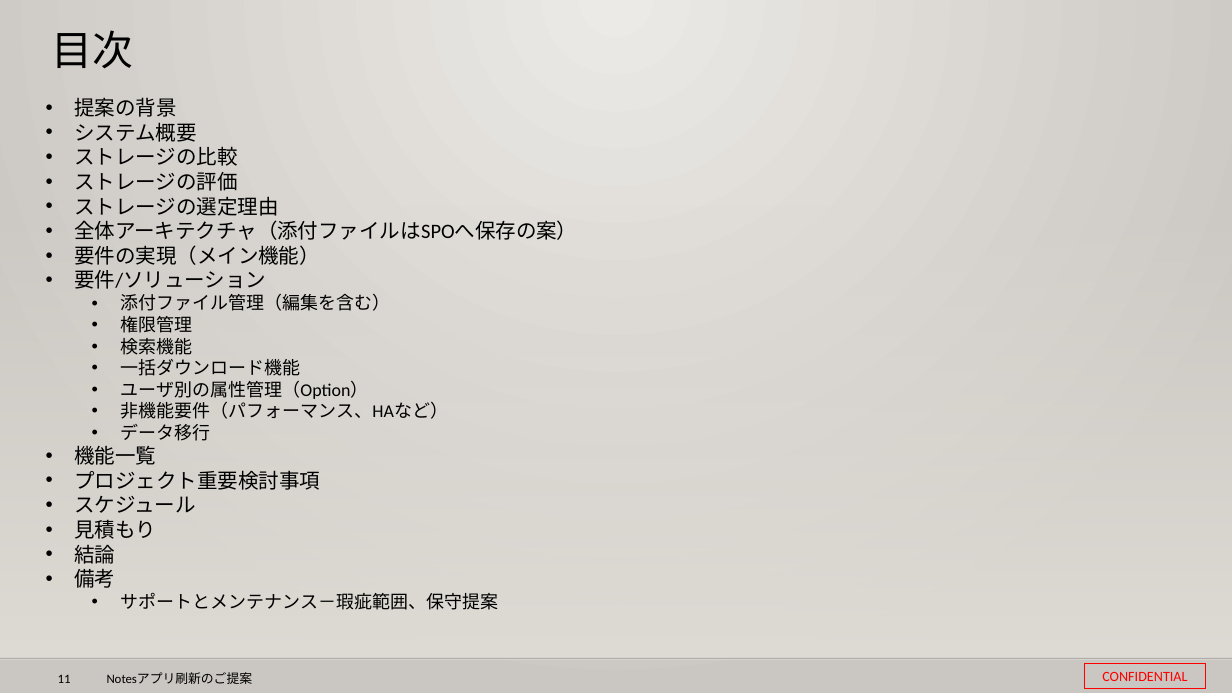
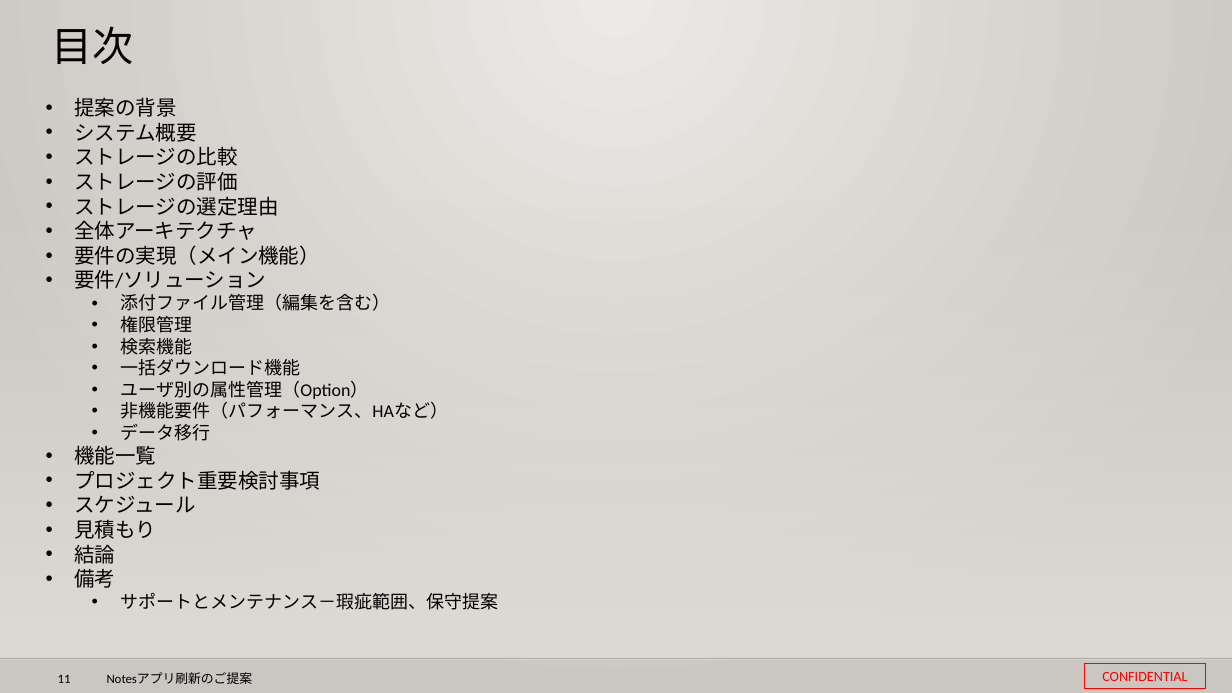
Before and after one commit to 0494938/Notes--CMS-Online, a slide deck: slide 11 of Notesアプリ刷新プロジェクト提案見積もり.v3 (要約付き).pptx. Drawn at 1232x693 pixels with LibreOffice and Linux fonts; fonts in the diff are those of the drawing; background and template pictures are left out. Boxes give left, top, right and bottom in pixels: in the first picture for what was removed or moved away, otherwise in the second. Text is boxed around its words. In the diff, an @@ line names an element or a change of style, - is before the commit and + after.

```diff
--- a/Notesアプリ刷新プロジェクト提案見積もり.v3 (要約付き).pptx
+++ b/Notesアプリ刷新プロジェクト提案見積もり.v3 (要約付き).pptx
@@ text "目次": place and size @@
-text "目次" at bbox=[51, 30, 133, 69]
+text "目次" at bbox=[51, 26, 133, 64]
@@ text at bbox=[74, 220, 257, 240]: text changed @@
-• 全体アーキテクチャ（添付ファイルはSPOへ保存の案）
+• 全体アーキテクチャ
```
Also in this commit, not shown: 12 other slides changed, 1 other file.
